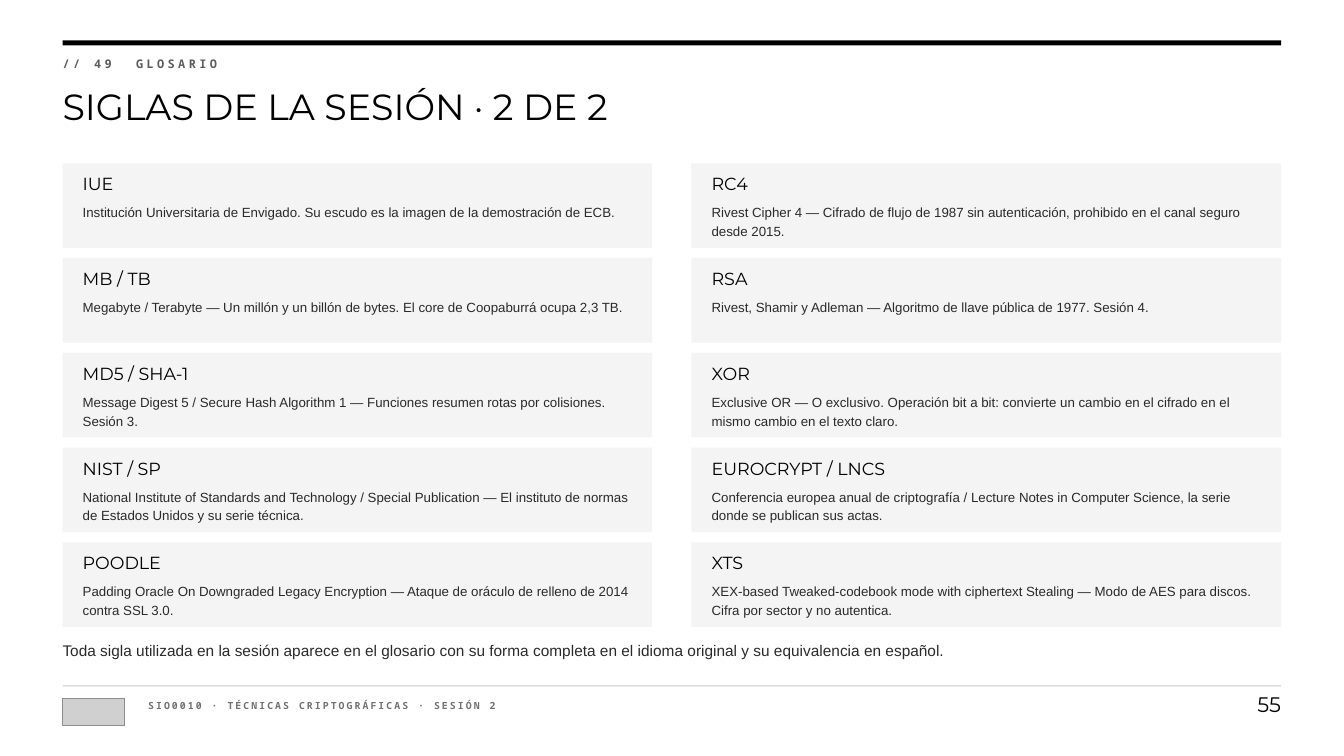
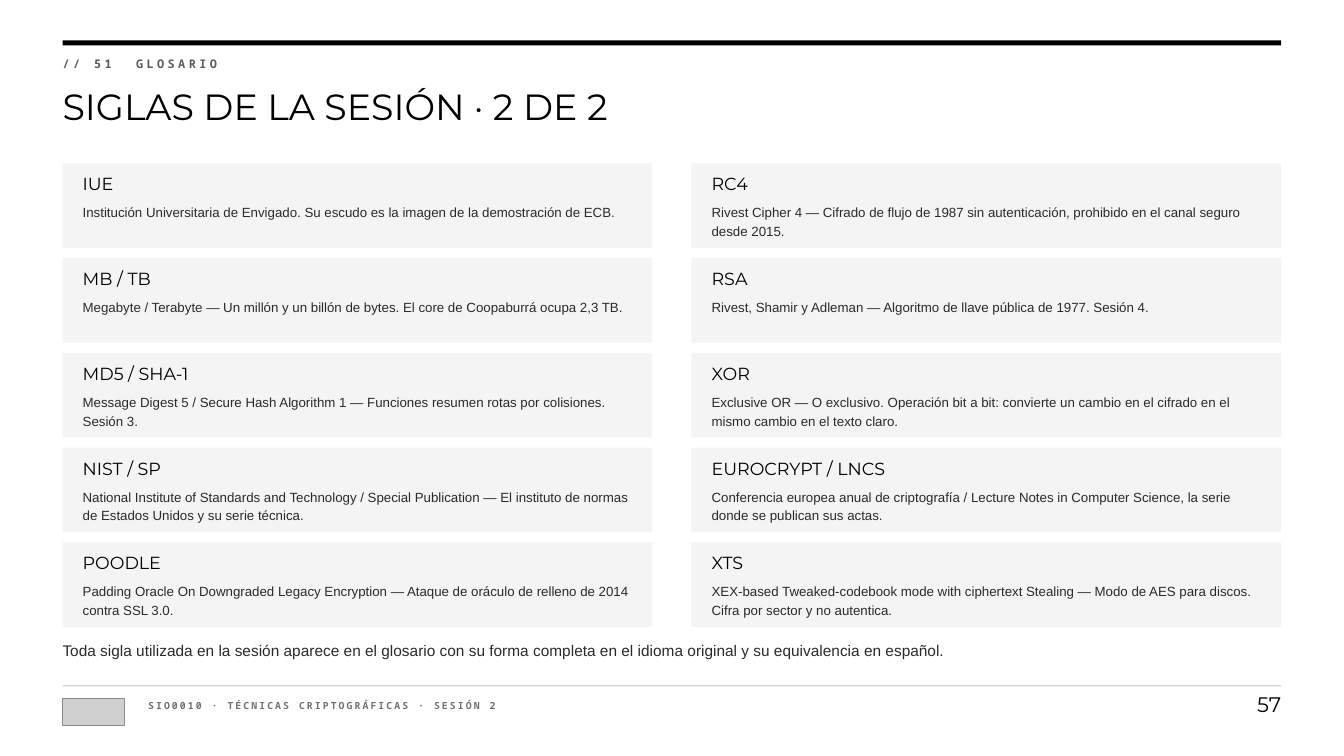
Before and after one commit to andresdapena81/sio0010-tecnicas-criptograficas, a slide deck: slide 57 of presentaciones/SIO0010-S2-Cifrado-simetrico.pptx (slide 55 before the commit). Drawn at 1344x756 pixels with LibreOffice and Linux fonts; fonts in the diff are those of the drawing; grey boxes stand for pictures. Boxes give left, top, right and bottom in pixels: in the first picture for what was removed or moved away, otherwise in the second. Text is boxed around its words. In the diff, an @@ line names an element or a change of style, - is before the commit and + after.

```diff
--- a/presentaciones/SIO0010-S2-Cifrado-simetrico.pptx
+++ b/presentaciones/SIO0010-S2-Cifrado-simetrico.pptx
@@ text at (94, 59, 217, 68): text changed @@
-// 49 GLOSARIO
+// 51 GLOSARIO
@@ text at (1257, 697, 1281, 712): text changed @@
-55
+57
```
Also in this commit, not shown: 51 other slides changed, 3 slides added, 1 slide removed, 2 other files.
